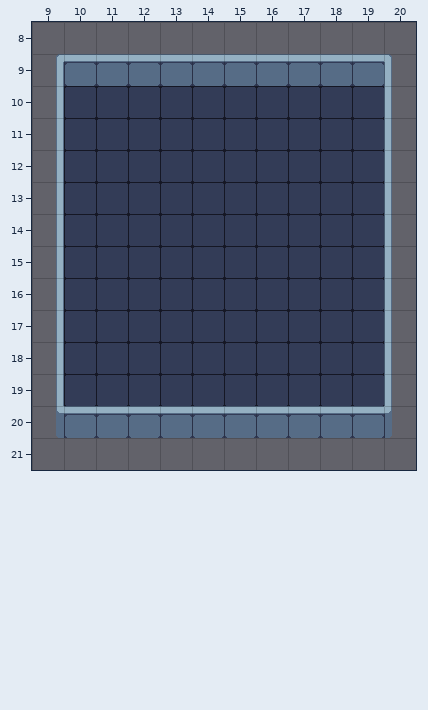
Tiled map -- raw/ship-level-1.tmx. Above, as it was before the edit.
Cells are 32x32 px. Shown: x 9..20, y 8..21.
Now the later version:
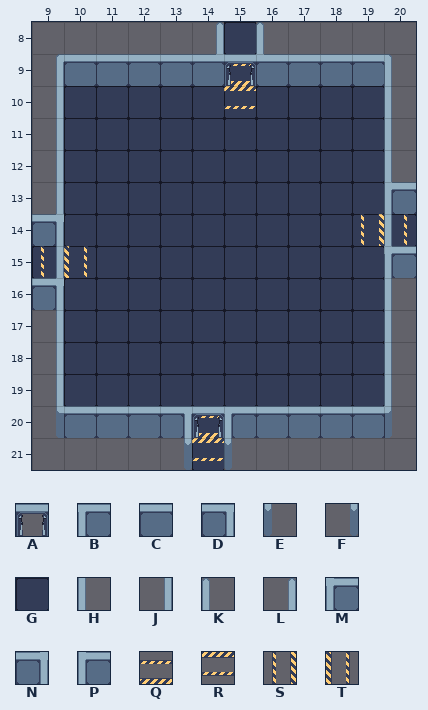
Key: from "items-tiles-32-32": A 515; from "space-tiles-32-32": B 4, C 5, D 6, E 40, F 44, G 71, H 75, J 83, K 149, L 157, M 186, N 194, P 223, Q 449, R 449 turned 180, S 449 turned 270, T 449 turned 90.
_ is an empty cell.
Tiles replaced or removed in this view: C, H, J.
Tiles of an added or newly shown layer are drawn over the layers below it.
The commit says: Add doors to the first room.
The exact change:
Changed rows in their new state; . is an unchanged cell.
Layer "Ground":
first column x 15:
 8 G
 9 G
first column x 9:
14 ...........G
15 G...........
first column x 14:
20 G
21 G
Layer "GroundDecoration" (added):
first column x 15:
 9 Q
10 R
first column x 9:
14 ..........ST
15 ST..........
first column x 14:
20 Q
21 R
Layer "Walls":
first column x 14:
 8 L.K
 9 ._.
first column x 9:
13 ...........P
14 N.........._
15 _..........M
16 N...........
first column x 13:
20 D_B
21 F.E
Layer "Doors" (added):
first column x 15:
 9 A
first column x 9:
14 ...........H
15 J...........
first column x 14:
20 A
